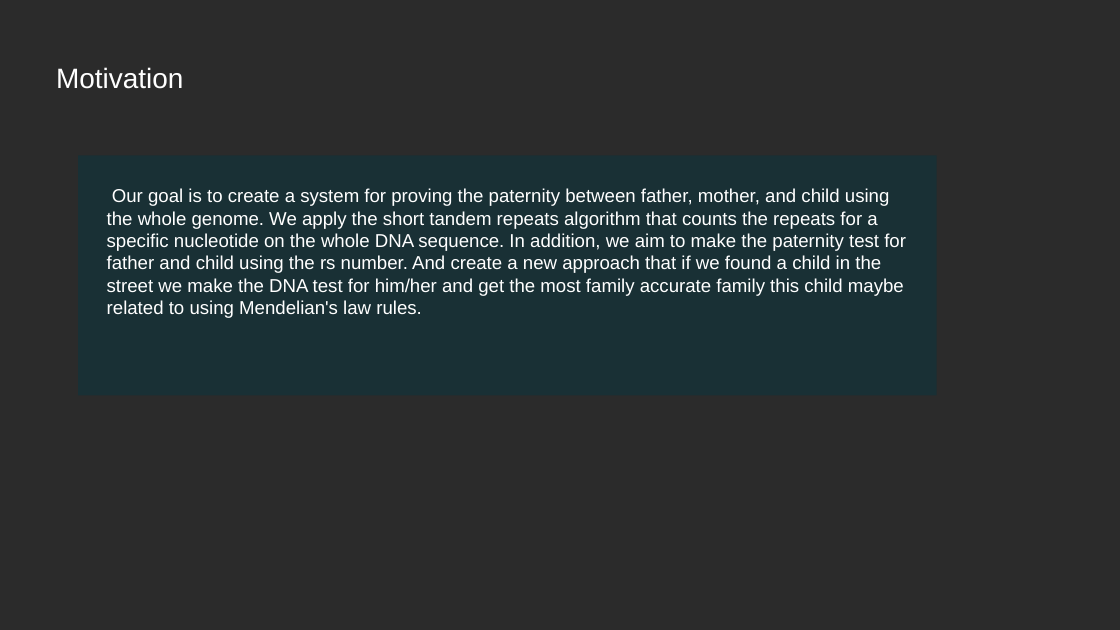
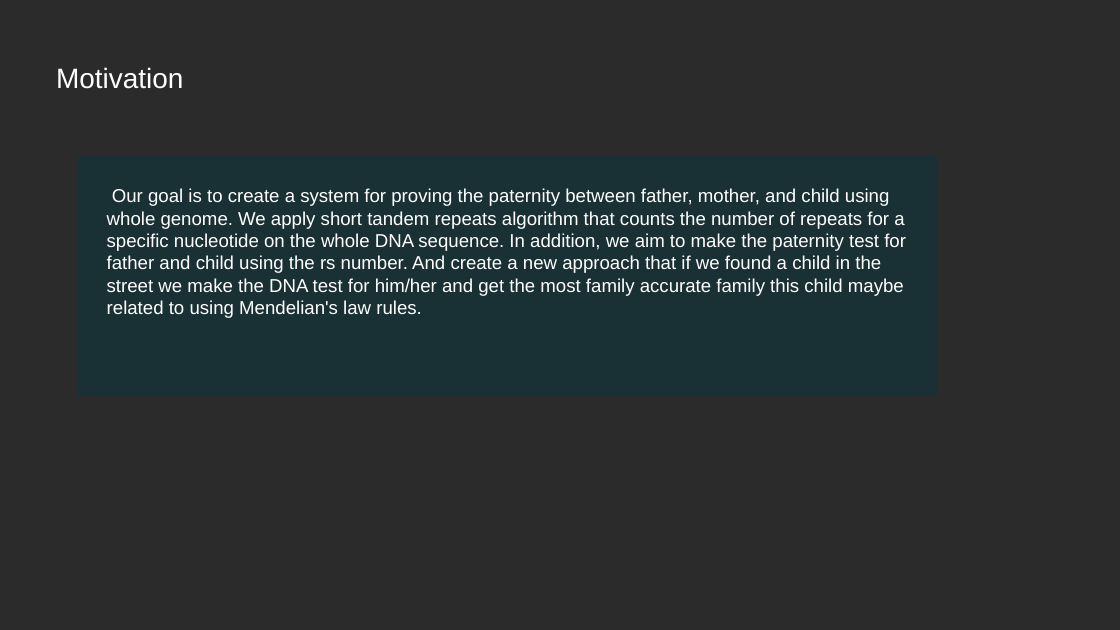
Before and after one commit to YoussifAssem/Genatac, a slide deck: slide 6 of E-Genetics/presentations/proposal.pptx. Drawn at 1120x630 pixels with LibreOffice and Linux fonts; fonts in the diff are those of the drawing; background and template pictures are left out; a plain dark background stands for a picture behind light text. Boxes give left, top, right and bottom in pixels: in the first picture for what was removed or moved away, otherwise in the second. Text is boxed around its words. In the diff, an @@ line names an element or a change of style, - is before the commit and + after.

```diff
--- a/E-Genetics/presentations/proposal.pptx
+++ b/E-Genetics/presentations/proposal.pptx
@@ text in rectangle at (107,188,906,318): text changed @@
-Our goal is to create a system for proving the paternity between father, mother, and child using the whole genome. We apply the short tandem repeats algorithm that counts the repeats for a specific nucleotide on the whole DNA sequence. In addition, we aim to make the paternity test for father and child using the rs number. And create a new approach that if we found a child in the street we make the DNA test for him/her and get the most family accurate family this child maybe related to using Mendelian's law rules.
+Our goal is to create a system for proving the paternity between father, mother, and child using whole genome. We apply short tandem repeats algorithm that counts the number of repeats for a specific nucleotide on the whole DNA sequence. In addition, we aim to make the paternity test for father and child using the rs number. And create a new approach that if we found a child in the street we make the DNA test for him/her and get the most family accurate family this child maybe related to using Mendelian's law rules.
```
